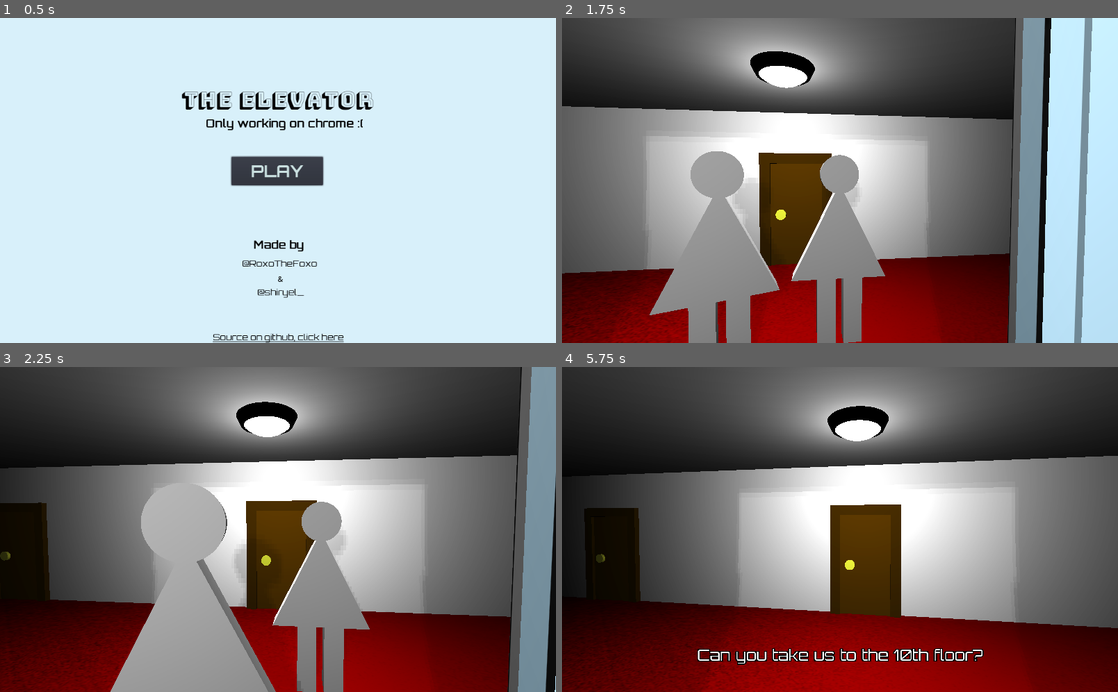
Above: before the commit, frames 1-4 (two rows, left to right).
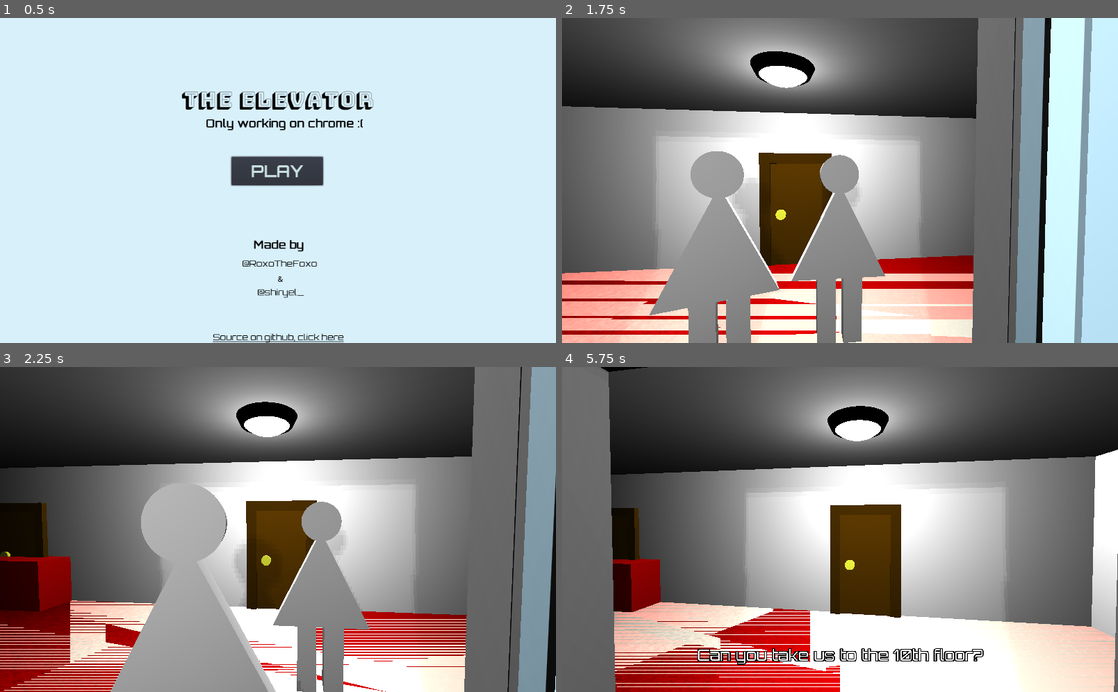
Above: after the commit, the same moments.

Repository: RoxoFoxo/the-elevator
Game: Godot game, scene res://scenes/MainMenu.tscn
Two runs of this game, one before a commit and one after it. Both use one fixed random seed, a clock stepped at 60 frames per second and the inputs below.
Inputs (mouse positions are in pixels of both pictures, inside the frame that each line leads up to):
- Up to frame 1 (0.5 s): no input
- Up to frame 2 (1.75 s): click "PLAY" at 0.5 s; tap Enter at 1.25 s; move the mouse to (867, 180) at 1.27 s; press the mouse at (867, 180) at 1.28 s; hold W (move_forward) from 1.28 s (still down)
- Up to frame 3 (2.25 s): keep holding W (move_forward); move the mouse to (250, 529) at 2.02 s; release the mouse at (250, 529) at 2.03 s; tap E (use) at 2.1 s
- Up to frame 4 (5.75 s): keep holding W (move_forward); move the mouse to (851, 523) at 2.77 s; press the mouse at (851, 523) at 2.78 s; move the mouse to (834, 536) at 3.52 s; release the mouse at (834, 536) at 3.53 s; tap E (use) at 3.6, 5.1 s; move the mouse to (878, 532) at 4.27 s; press the mouse at (878, 532) at 4.28 s; move the mouse to (795, 526) at 5.02 s; release the mouse at (795, 526) at 5.03 s

Frame 1 is identical in both runs. In frame 2, 18% of the frame differs, in the area x 0-82%, y 0-100%; in frame 3, 20%; in frame 4, 34%, in the area x 0-100%, y 0-100%.

Commit message:
feat: ending floor

Diff:
--- a/scenes/Act1.gd
+++ b/scenes/Act1.gd
@@ -18,6 +18,7 @@
 
 # move characters
 signal move_inside
+signal move_outside
 
 # from MainScene
 func run():
@@ -210,6 +211,7 @@
 	# B
 	_say2("I know right?", 0.05)
 	yield($"../Dialog", "done")
+	emit_signal("move_outside")
 	# = pause
 	yield(get_tree().create_timer(5), "timeout")
 	# DONE
--- a/scenes/Act2.gd
+++ b/scenes/Act2.gd
@@ -40,7 +40,7 @@
 	yield(get_tree().create_timer(20), "timeout")
 	_say1("Im serious, the game is over...", 0.06)
 	yield($"../Dialog", "done")
-	_say1("our dev team dont had much more time to work", 0.06)
+	_say1("our dev team didn't have much time to work", 0.06)
 	yield($"../Dialog", "done")
 	_say1("so yea, this is the end", 0.06)
 	yield($"../Dialog", "done")
--- a/scenes/Barman.gd
+++ /dev/null
@@ -1,4 +0,0 @@
-extends KinematicBody
-
-func _process(delta):
-	look_at($"../Player/position3D", Vector3(0, $"../Player/position3D".y, 0))
--- a/scenes/EndingFloor.tscn
+++ b/scenes/EndingFloor.tscn
@@ -1,6 +1,7 @@
-[gd_scene load_steps=91 format=2]
+[gd_scene load_steps=96 format=2]
 
 [ext_resource path="res://scenes/WoodenDoor.tscn" type="PackedScene" id=1]
+[ext_resource path="res://assets/BALL.png" type="Texture" id=2]
 
 [sub_resource type="PlaneMesh" id=1]
 size = Vector2( 6, 8 )
@@ -283,6 +284,16 @@
 [sub_resource type="CubeMesh" id=89]
 size = Vector3( 0.1, 0.4, 0.1 )
 
+[sub_resource type="PhysicsMaterial" id=90]
+bounce = 0.5
+
+[sub_resource type="SphereShape" id=91]
+
+[sub_resource type="SphereMesh" id=92]
+
+[sub_resource type="SpatialMaterial" id=93]
+albedo_texture = ExtResource( 2 )
+
 [node name="EndingFloor" type="Spatial"]
 transform = Transform( 1, 0, 0, 0, 1, 0, 0, 0, 1, -1, 0, 0 )
 
@@ -751,3 +762,19 @@
 transform = Transform( 1, 0, 0, 0, 1, 0, 0, 0, 1, 0.07, -0.3, 0 )
 mesh = SubResource( 89 )
 material/0 = null
+
+[node name="BeachBall" type="RigidBody" parent="."]
+transform = Transform( 0.913886, 0.405971, 0, -0.405971, 0.913886, 0, 0, 0, 1, 0.205678, 1.3016, -2.8891 )
+physics_material_override = SubResource( 90 )
+__meta__ = {
+"_edit_group_": true
+}
+
+[node name="CollisionShape" type="CollisionShape" parent="BeachBall"]
+transform = Transform( 0.2, 0, 0, 0, 0.2, 0, 0, 0, 0.2, 0, 0, 0 )
+shape = SubResource( 91 )
+
+[node name="MeshInstance" type="MeshInstance" parent="BeachBall"]
+transform = Transform( 0.2, 0, 0, 0, 0.2, 0, 0, 0, 0.2, 0, 0, 0 )
+mesh = SubResource( 92 )
+material/0 = SubResource( 93 )
--- a/scenes/LadyA.gd
+++ b/scenes/LadyA.gd
@@ -3,6 +3,7 @@
 var speed = 1
 
 var move_inside = 0
+var move_outside = 0
 
 func _process(delta):
 	if move_inside == 1:
@@ -20,5 +21,25 @@
 
 		move_and_slide(direction)
 
+	if move_outside == 1:
+		var direction
+		var point = $"../LadyA_Position3D".translation
+
+		if point.distance_to(transform.origin) > 0.01:
+			direction = point - transform.origin
+			direction = direction.normalized() * speed
+			look_at(point, Vector3(0, point.y, 0))
+
+		else:
+			direction = point - transform.origin
+			$"../LadyA_Position3D".translation = Vector3(-1.5, 0.5, 3.1)
+
+		move_and_slide(direction)
+
 func _on_Act1_move_inside():
 	move_inside = 1
+
+func _on_Act1_move_outside():
+	$"../LadyA_Position3D".translation = Vector3(0, 0.5, 1)
+	move_inside = 0
+	move_outside = 1
--- a/scenes/LadyB.gd
+++ b/scenes/LadyB.gd
@@ -3,6 +3,7 @@
 var speed = 1
 
 var move_inside = 0
+var move_outside = 0
 
 func _process(delta):
 	if move_inside == 1:
@@ -20,6 +21,26 @@
 
 		move_and_slide(direction)
 
+	if move_outside == 1:
+		var direction
+		var point = $"../LadyA_Position3D".translation
+
+		if point.distance_to(transform.origin) > 0.01:
+			direction = point - transform.origin
+			direction = direction.normalized() * speed
+			look_at(point, Vector3(0, point.y, 0))
+
+		else:
+			direction = point - transform.origin
+			$"../LadyA_Position3D".translation = Vector3(-1.2, 0.5, 3.1)
+
+		move_and_slide(direction)
+
 func _on_Act1_move_inside():
 	yield(get_tree().create_timer(1), "timeout")
 	move_inside = 1
+
+func _on_Act1_move_outside():
+	$"../LadyA_Position3D".translation = Vector3(0, 0.5, 1)
+	move_inside = 0
+	move_outside = 1
--- a/scenes/MainScene.tscn
+++ b/scenes/MainScene.tscn
@@ -14,6 +14,7 @@
 [ext_resource path="res://assets/tim.wav" type="AudioStream" id=12]
 [ext_resource path="res://assets/theelevatorbossanova.mp3" type="AudioStream" id=13]
 [ext_resource path="res://scenes/Act2.gd" type="Script" id=14]
+[ext_resource path="res://scenes/MaleCharacter.tscn" type="PackedScene" id=15]
 
 [sub_resource type="PhysicsMaterial" id=1]
 bounce = 0.5
@@ -45,7 +46,21 @@
 
 [node name="EndingFloor" parent="." instance=ExtResource( 11 )]
 transform = Transform( -1, 0, -8.74228e-08, 0, 1, 0, 8.74228e-08, 0, -1, 1, 0, 5.15 )
-visible = false
+
+[node name="MaleCharacter" parent="EndingFloor" instance=ExtResource( 15 )]
+transform = Transform( 0.00743515, 0, 0.999972, 0, 1, 0, -0.999972, 0, 0.00743515, 2.471, 0.5, 0.13769 )
+
+[node name="MaleCharacter2" parent="EndingFloor" instance=ExtResource( 15 )]
+transform = Transform( -0.906264, 0, -0.422713, 0, 1, 0, 0.422713, 0, -0.906264, -0.00348663, 0.5, 1.24786 )
+
+[node name="MaleCharacter3" parent="EndingFloor" instance=ExtResource( 15 )]
+transform = Transform( -0.865291, 0, 0.501269, 0, 1, 0, -0.501269, 0, -0.865291, 1.57979, 0.5, 1.28439 )
+
+[node name="MaleCharacter4" parent="EndingFloor" instance=ExtResource( 15 )]
+transform = Transform( -0.113567, 0, 0.99353, 0, 1, 0, -0.99353, 0, -0.113567, -0.88748, 0.5, -0.387563 )
+
+[node name="MaleCharacter5" parent="EndingFloor" instance=ExtResource( 15 )]
+transform = Transform( -0.025444, 0, 0.999676, 0, 1, 0, -0.999676, 0, -0.025444, -2.6806, 0.5, -1.03675 )
 
 [node name="BeachBall" type="RigidBody" parent="."]
 transform = Transform( 1, 0, 0, 0, 1, 0, 0, 0, 1, 0.469497, 0.464729, 0.578912 )
@@ -99,5 +114,7 @@
 
 [connection signal="pressing_big_red_button" from="Player" to="." method="_on_Player_pressing_big_red_button"]
 [connection signal="finished" from="Act1" to="." method="_on_Act1_finished"]
+[connection signal="move_inside" from="Act1" to="LadyB" method="_on_Act1_move_inside"]
 [connection signal="move_inside" from="Act1" to="LadyA" method="_on_Act1_move_inside"]
-[connection signal="move_inside" from="Act1" to="LadyB" method="_on_Act1_move_inside"]
+[connection signal="move_outside" from="Act1" to="LadyB" method="_on_Act1_move_outside"]
+[connection signal="move_outside" from="Act1" to="LadyA" method="_on_Act1_move_outside"]
Not shown: 2 places in scenes/EndingFloor.tscn that only renumber resources
Not shown: 1 places in scenes/MainScene.tscn that only renumber resources
